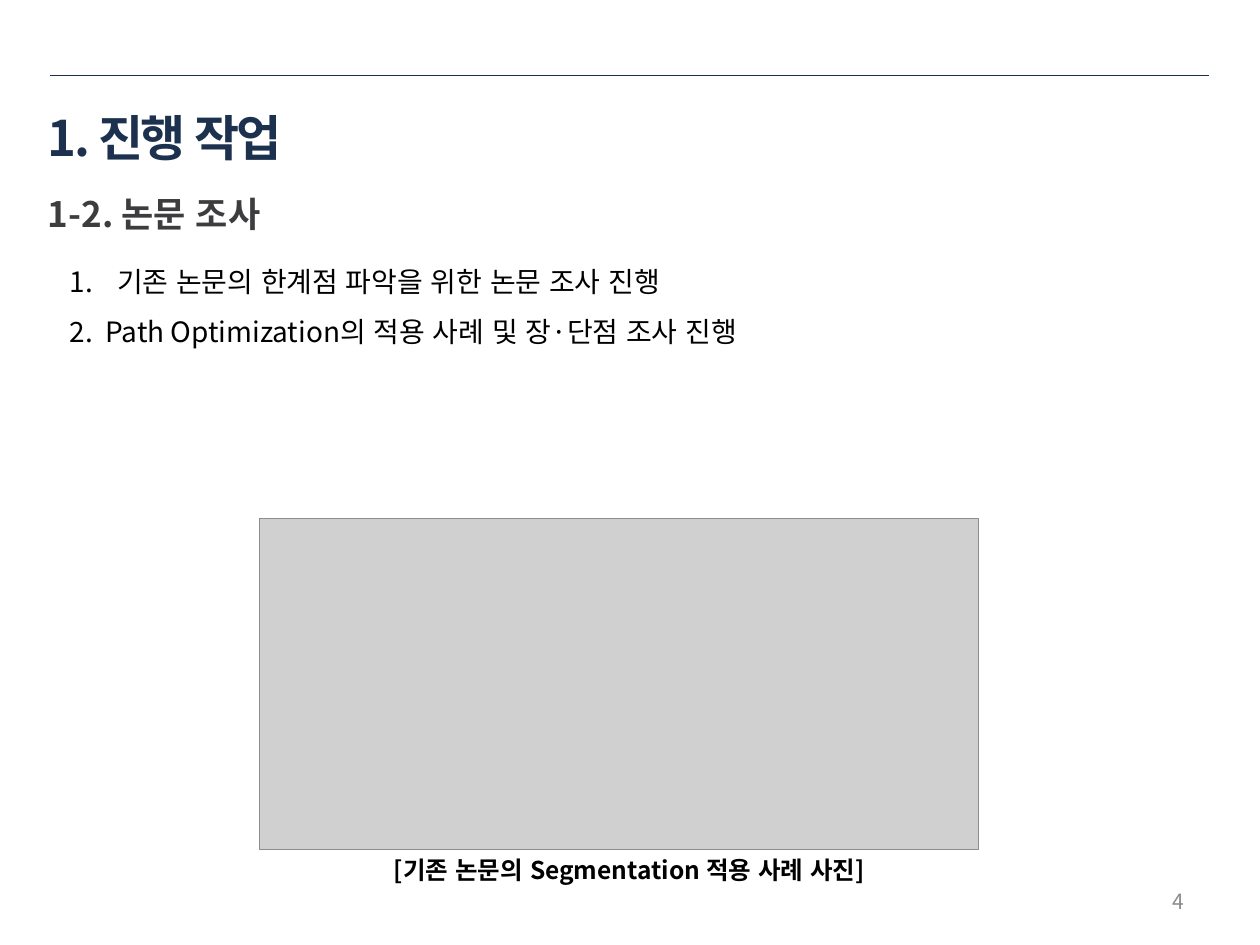
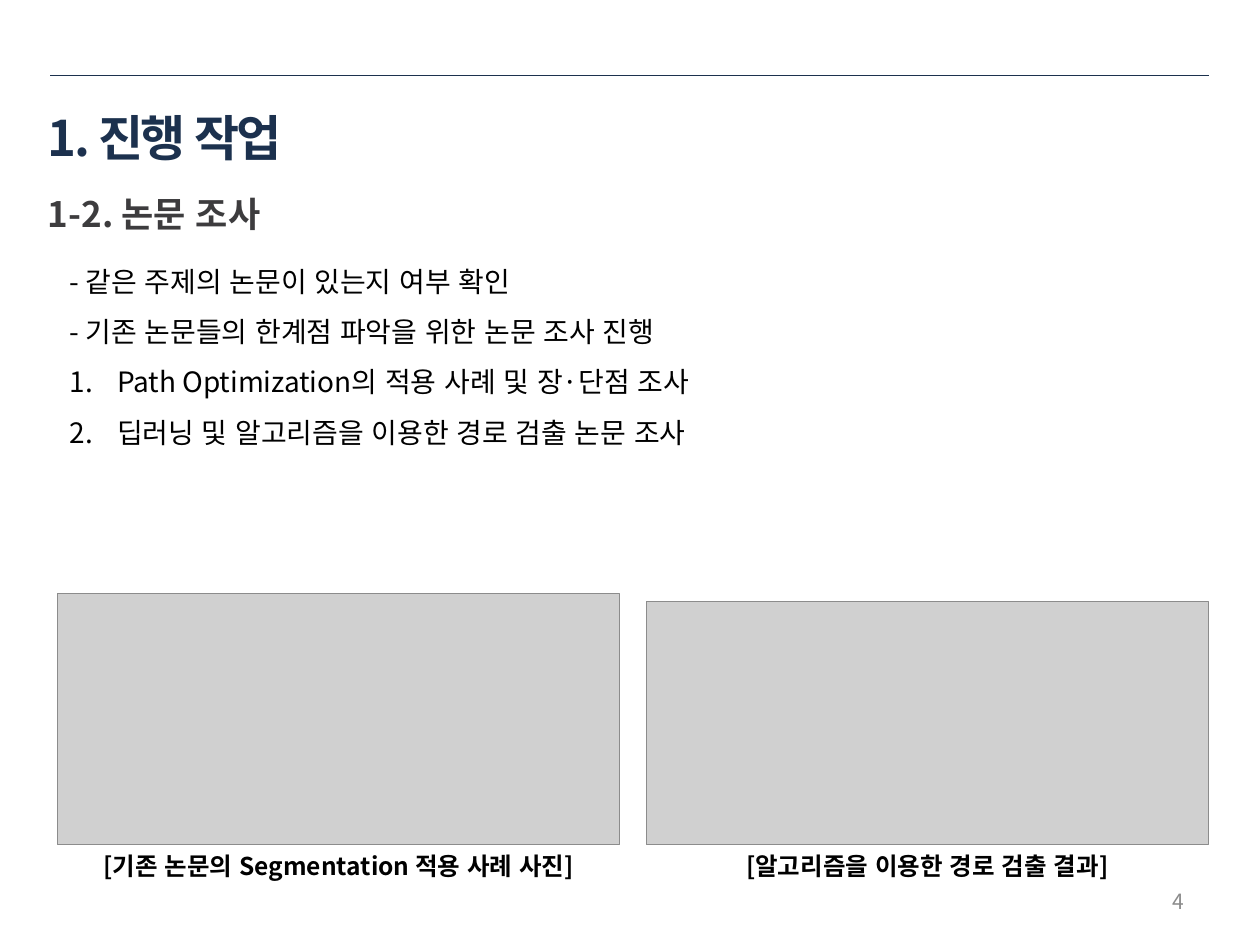
Before and after one commit to ssh6189/2022.03.05, a slide deck: slide 4 of 2022년 3월 5일 용접자동화로봇.pptx. Drawn at 1260x945 pixels with LibreOffice and Linux fonts; fonts in the diff are those of the drawing; grey boxes stand for pictures. Boxes give left, top, right and bottom in pixels: in the first picture for what was removed or moved away, otherwise in the second. Text is boxed around its words. In the diff, an @@ line names an element or a change of style, - is before the commit and + after.

Commit message:
2022년 3월 5일

```diff
--- a/2022년 3월 5일 용접자동화로봇.pptx
+++ b/2022년 3월 5일 용접자동화로봇.pptx
@@ text at <box>86,268,689,446</box>: text changed @@
-1. 기존 논문의 한계점 파악을 위한 논문 조사 진행
-2. Path Optimization의 적용 사례 및 장·단점 조사 진행
+- 같은 주제의 논문이 있는지 여부 확인
+- 기존 논문들의 한계점 파악을 위한 논문 조사 진행
+1. Path Optimization의 적용 사례 및 장·단점 조사
+2. 딥러닝 및 알고리즘을 이용한 경로 검출 논문 조사
@@ picture: place and size @@
-picture at <box>260,518,978,849</box>
+picture at <box>58,593,620,844</box>
@@ picture added at <box>646,601,1208,844</box> @@
@@ text "[기존 논문의 Segmentation 적용 사례 ...": place and size @@
-text "[기존 논문의 Segmentation 적용 사례 ..." at <box>394,858,865,885</box>
+text "[기존 논문의 Segmentation 적용 사례 ..." at <box>103,854,574,881</box>
@@ text added at <box>746,854,1109,880</box>, 14 pt, text #000000, bold @@
+[알고리즘을 이용한 경로 검출 결과]
```
Also in this commit, not shown: 1 other slide changed, 8 slides added, 4 slides removed.
